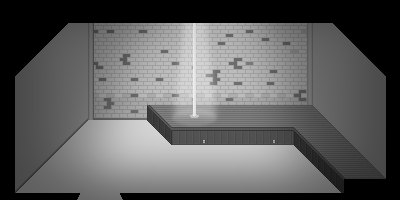
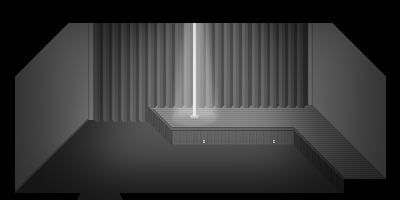
Layer changes from the first w=400, h=200 image to the second:
added layer "LIGHT 1 copy" (soft light, 28%) above "LIGHT 1" over left=15, top=23, right=386, bottom=200
"LIGHT 1": opacity 57% → 62% over left=15, top=23, right=386, bottom=200
painted on "Layer" over left=15, top=23, right=386, bottom=200
